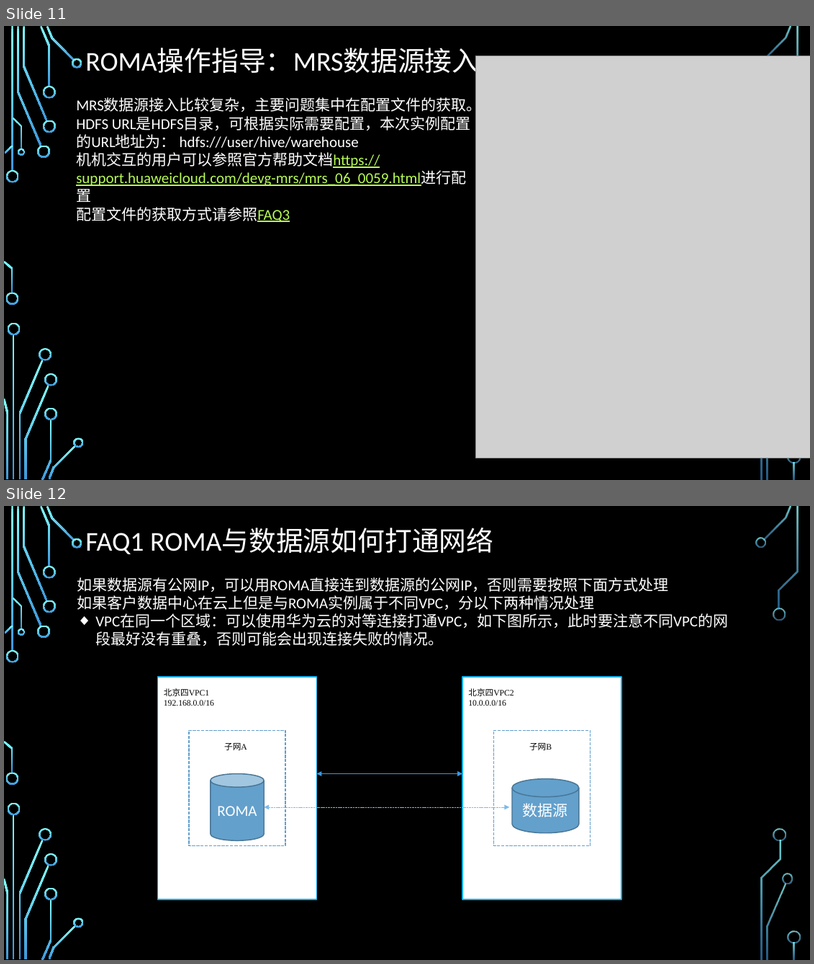
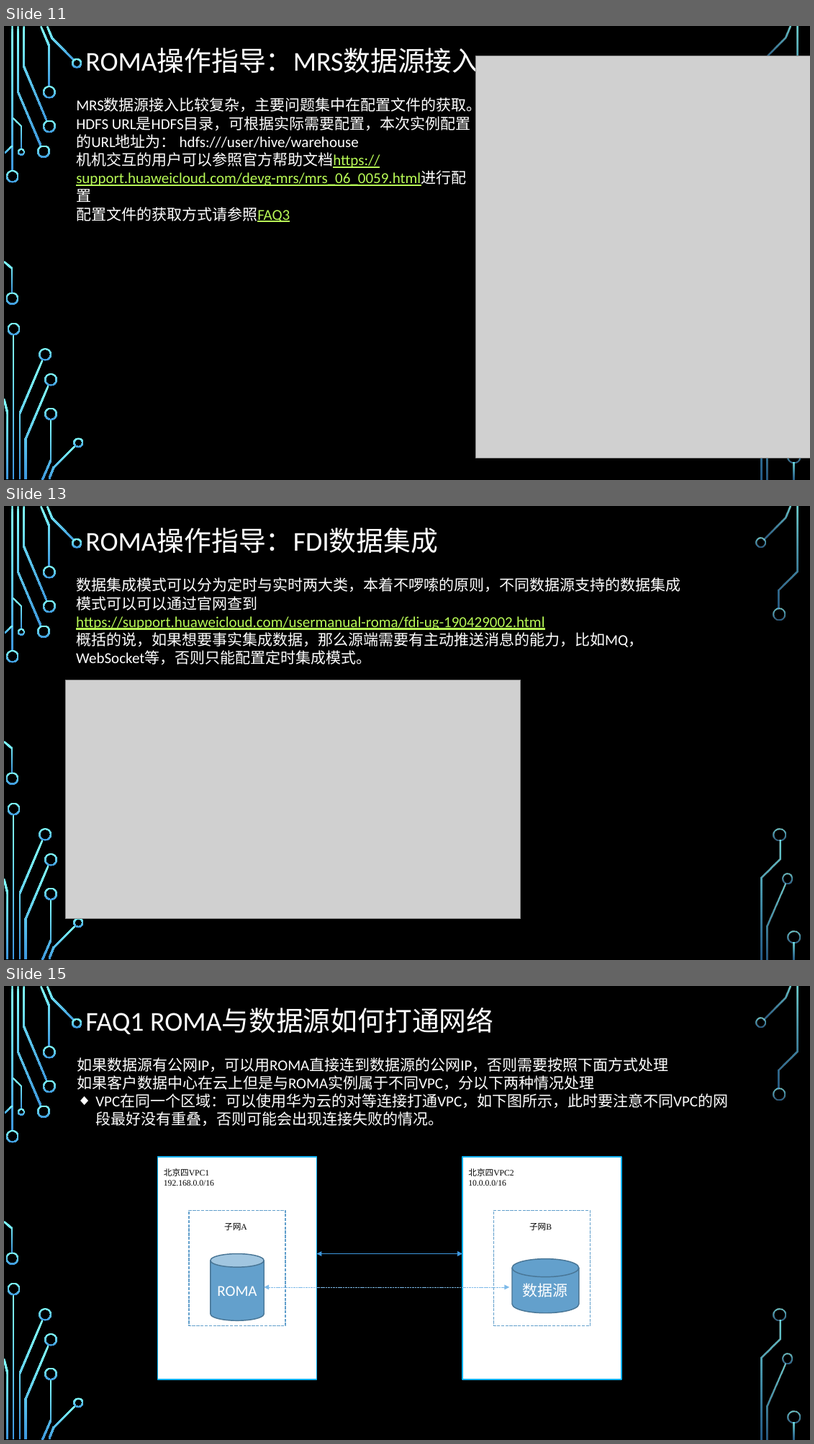
Before and after one commit to zhaoxukl1314/roma, a slide deck: ROMA使用手册.pptx. Shown one above the other, each under a label of ours: slides 11 and 12 before the commit, slides 11, 13 and 15 after it; the slides between them are not shown. The pictures are 814x964 and 814x1444 pixels, drawn with LibreOffice and Linux fonts; fonts in the diff are those of the drawing; grey boxes stand for pictures; background and template pictures are left out. Boxes give left, top, right and bottom in pixels: in the first picture for what was removed or moved away, otherwise in the second. Text is boxed around its words. In the diff, an @@ line names an element or a change of style, - is before the commit and + after.

```diff
--- a/ROMA使用手册.pptx
+++ b/ROMA使用手册.pptx
@@ slide 13 added at [4,506,810,960], background picture (left out); not listed: 36 template elements that a slide beside it also shows @@
@@ title added at [85,528,438,553], 32.4 pt, text #FFFFFF @@
+ROMA操作指导：FDI数据集成
@@ text added at [76,577,681,664], 18 pt, text #FFFFFF @@
+数据集成模式可以分为定时与实时两大类，本着不啰嗦的原则，不同数据源支持的数据集成模式可以可以通过官网查到
+https://support.huaweicloud.com/usermanual-roma/fdi-ug-190429002.html
+概括的说，如果想要事实集成数据，那么源端需要有主动推送消息的能力，比如MQ，WebSocket等，否则只能配置定时集成模式。
@@ picture added at [66,680,521,919] @@
@@ what was slide 12 is now slide 15 @@
```
Also in this commit, not shown: 1 slide changed, 2 other slides added.
